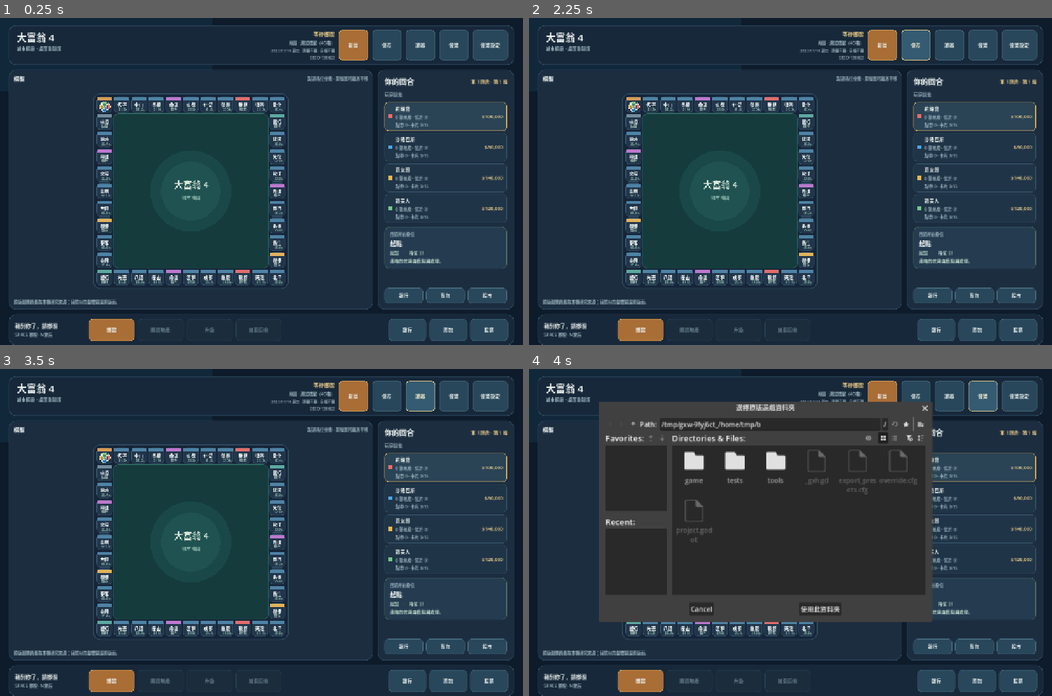
Above: before the commit, frames 1-4 (two rows, left to right).
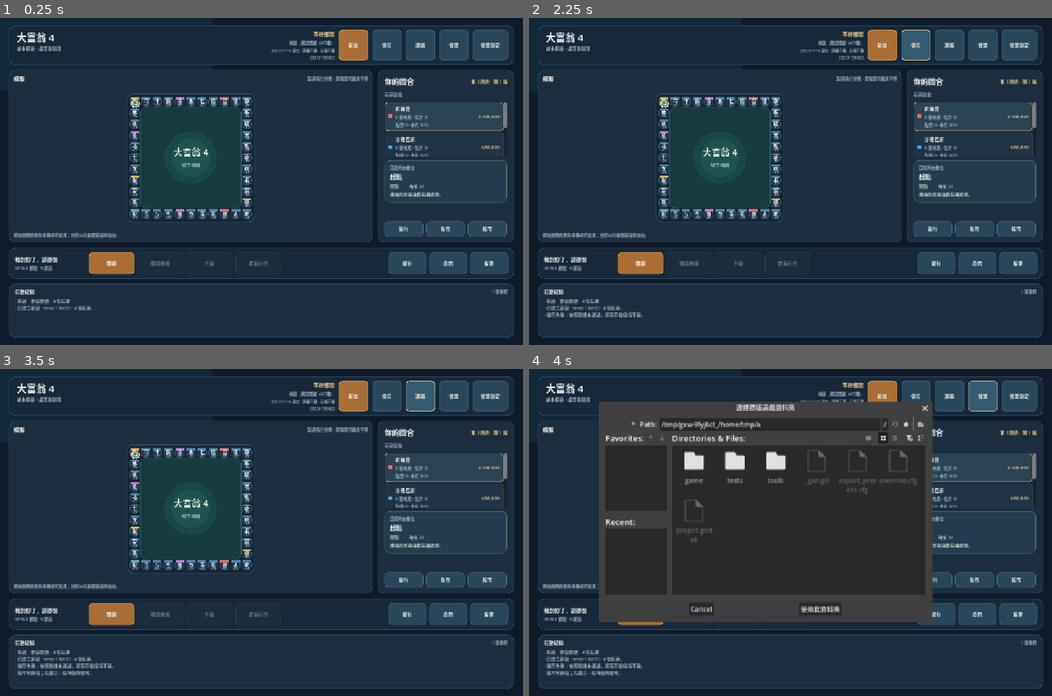
Above: after the commit, the same moments.

Repository: nurockplayer/richman4-remake
Game: Godot game, scene res://game/main.tscn
The game is run twice, just before and just after one commit, with the same random seed, the same clock (stepped at 60 frames per second) and the same inputs.
Inputs:
- Up to frame 1 (0.25 s): no input
- Up to frame 2 (2.25 s): click "新局" at 0.5 s; click "開始新局" at 1.25 s; click "儲存" at 2 s
- Up to frame 3 (3.5 s): click "讀取" at 2.75 s
- Up to frame 4 (4 s): click "音樂" at 3.5 s

The runs differ from the first frame. In frame 1, 13% of the frame differs, in the area x 1-99%, y 23-100%; in frame 2, 14%; in frame 3, 14%; in frame 4, 7.7%.

Commit message:
fix: keep four-player facility actions inside viewport

Diff:
--- a/game/ui/main_ui.gd
+++ b/game/ui/main_ui.gd
@@ -321,10 +321,15 @@
 
 	var players_heading := _make_label("玩家狀態", 11, TEXT_MUTED)
 	side_column.add_child(players_heading)
+	var players_scroll := ScrollContainer.new()
+	players_scroll.custom_minimum_size = Vector2(0.0, 100.0)
+	players_scroll.size_flags_vertical = Control.SIZE_EXPAND_FILL
+	players_scroll.horizontal_scroll_mode = ScrollContainer.SCROLL_MODE_DISABLED
+	side_column.add_child(players_scroll)
 	players_list = VBoxContainer.new()
 	players_list.add_theme_constant_override("separation", 5)
-	players_list.size_flags_vertical = Control.SIZE_EXPAND_FILL
-	side_column.add_child(players_list)
+	players_list.size_flags_horizontal = Control.SIZE_EXPAND_FILL
+	players_scroll.add_child(players_list)
 
 	var property_panel := PanelContainer.new()
 	_apply_panel_style(property_panel, PANEL_RAISED, Color("#47705f"), 12, 1)
--- a/tests/facility_ui.gd
+++ b/tests/facility_ui.gd
@@ -71,6 +71,23 @@
 			await process_frame
 			expect(ui.current_property_detail.text.contains("查封") and ui.current_property_detail.text.contains("5 天"), "facility status is visible with remaining duration")
 			expect(ui.end_turn_button.get_global_rect().end.y <= ui.size.y, "facility details preserve access to the end-turn control")
+		if ui._new_game(3, 4, loaded.definition, options):
+			ui.game_state.state.players[0].position = 2
+			ui.game_state.state.phase = "await_action"
+			ui.game_state._set_action_options(0)
+			ui._refresh_from_state()
+			await process_frame
+			await process_frame
+			expect(ui.end_turn_button.get_global_rect().end.y <= root.get_visible_rect().end.y, "four-player facility actions fit actual viewport")
+			ui.game_state.state.phase = "await_route"
+			ui.game_state.state.route_options = [1, 3]
+			ui.game_state.state.remaining_steps = 1
+			ui._refresh_from_state()
+			await process_frame
+			await process_frame
+			expect(ui.end_turn_button.get_global_rect().end.y <= root.get_visible_rect().end.y, "four-player route controls preserve action bar viewport")
+		else:
+			expect(false, "four-player facility UI fixture starts")
 	ui.queue_free()
 	await create_timer(0.1).timeout
 	print("Facility UI checks: %d, failures: %d" % [checks, failures])
